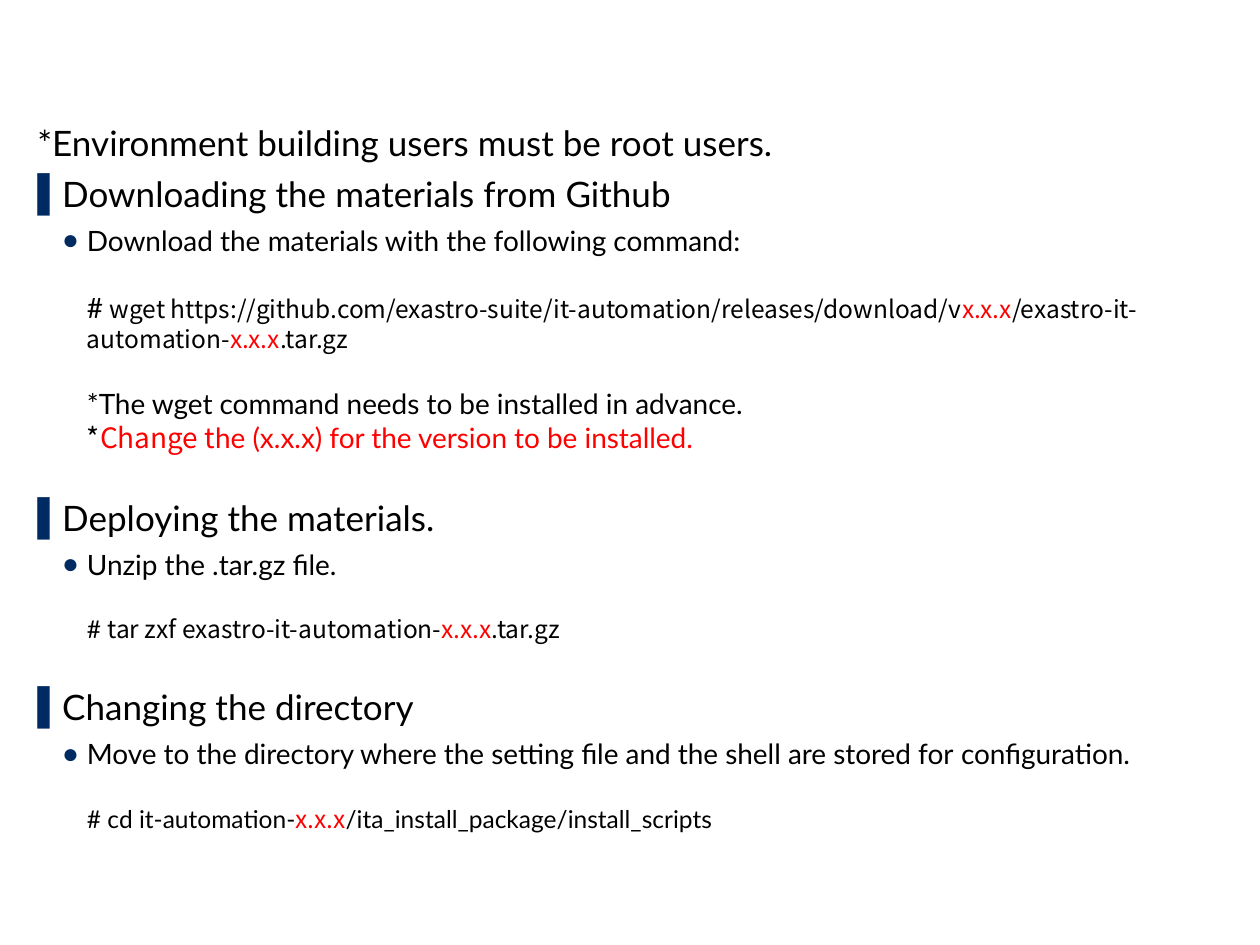
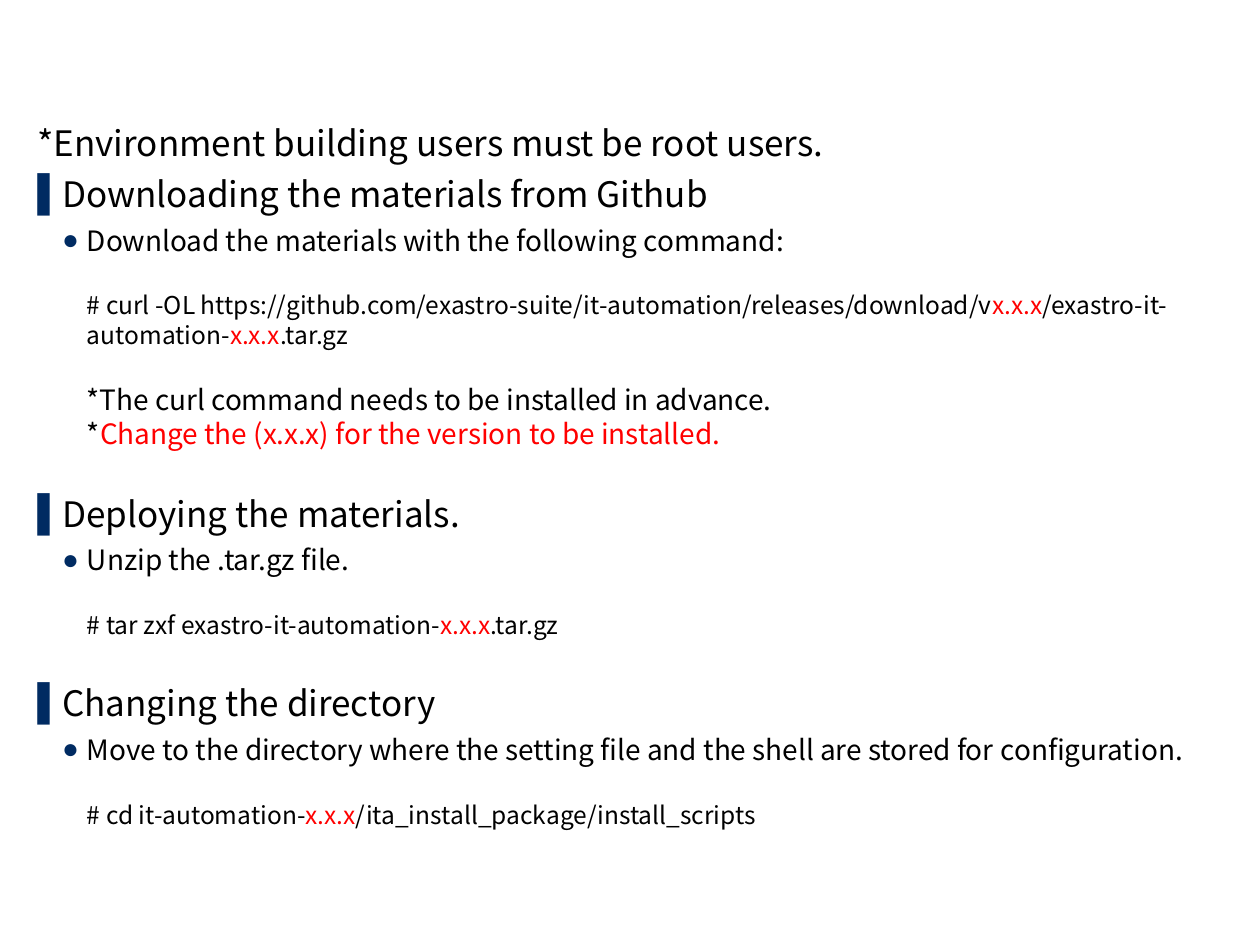
Before and after one commit to exastro-suite/it-automation-docs, a slide deck: slide 14 of asset/Learn/ITA-online-install_en.pptx (slide 13 before the commit). Drawn at 1260x945 pixels with LibreOffice and Linux fonts; fonts in the diff are those of the drawing; background and template pictures are left out. Boxes give left, top, right and bottom in pixels: in the first picture for what was removed or moved away, otherwise in the second. Text is boxed around its words. In the diff, an @@ line names an element or a change of style, - is before the commit and + after.

```diff
--- a/asset/Learn/ITA-online-install_en.pptx
+++ b/asset/Learn/ITA-online-install_en.pptx
@@ text at [37, 128, 1183, 830]: font Lato to Noto Sans CJK JP in "*Environment building users must be root users.", "Downloading the materials from Github", "Deploying the materials.", "Unzip the .tar.gz file. #" and 2 more places @@
@@ text at [87, 228, 1167, 451]: text changed; font Lato to Noto Sans CJK JP @@
-  ● Download the materials with the following command:
-    # wget https://github.com/exastro-suite/it-automation/releases/download/vx.x.x/exastro-it-automation-x.x.x.tar.gz
-    *The wget command needs to be installed in advance.
-    *Change the (x.x.x) for the version to be installed.
+  ● Download the materials with the following command:
+    # curl -OL https://github.com/exastro-suite/it-automation/releases/download/vx.x.x/exastro-it-automation-x.x.x.tar.gz
+    *The curl command needs to be installed in advance.
+    *Change the (x.x.x) for the version to be installed.
```
Also in this commit, not shown: 16 other slides changed, 8 slides added, 5 slides removed, 7 other files.
